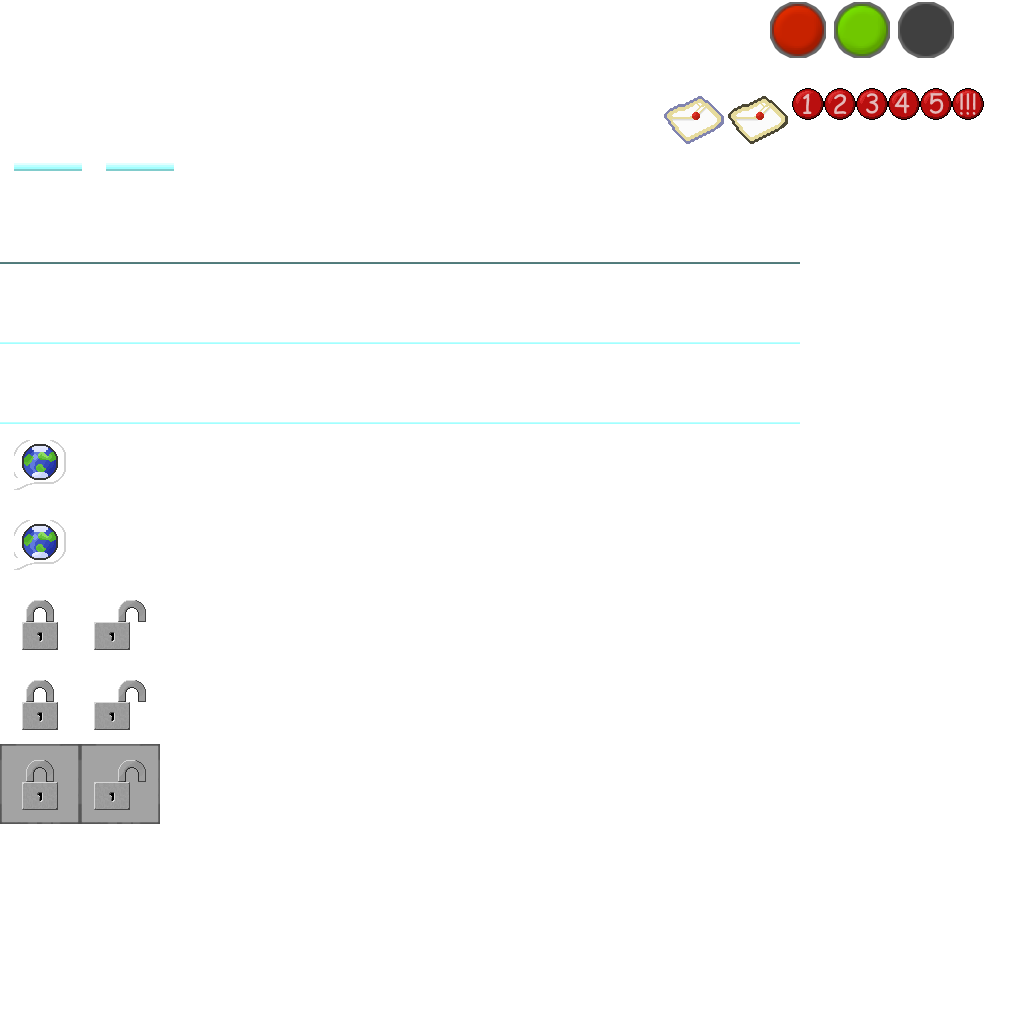
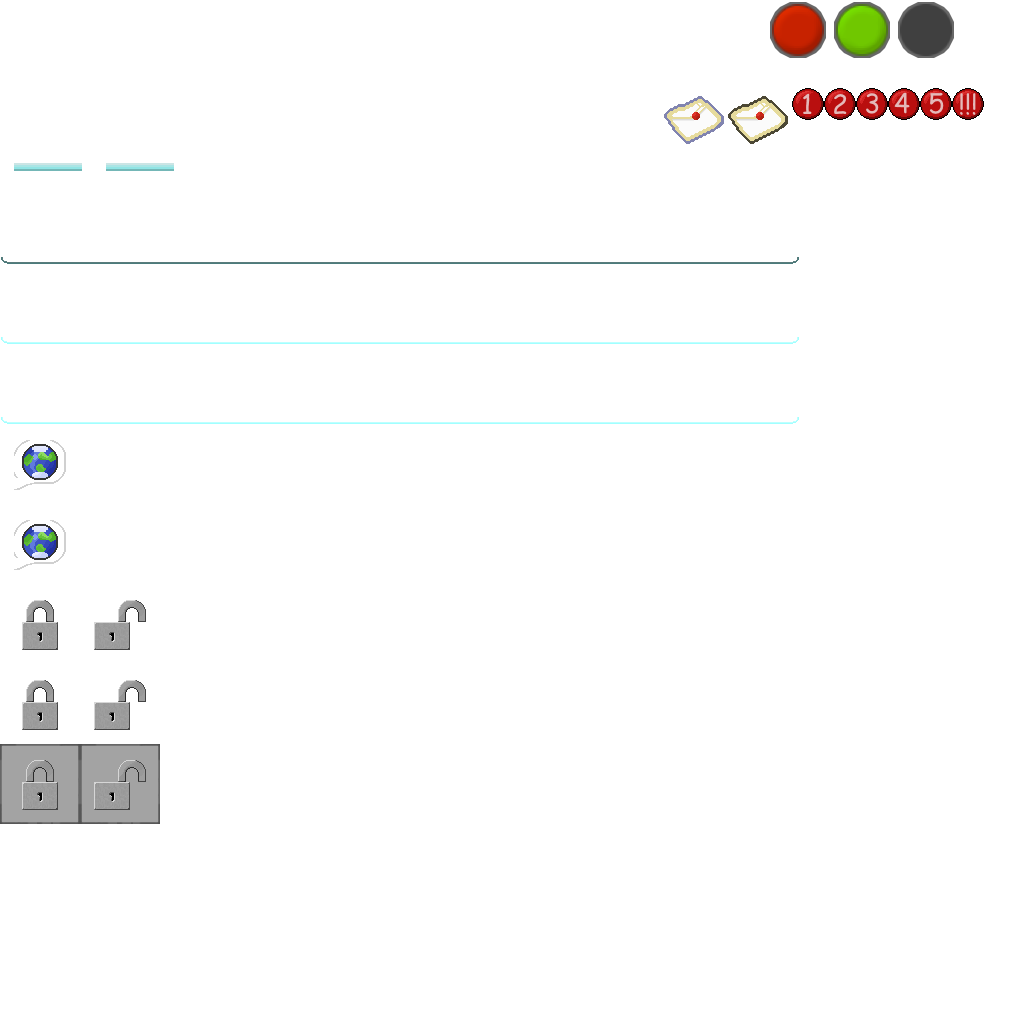
Layer changes from the first 1024×1024 image to the second:
renamed "Слой 6" to "Слой 14", moved it above "Слой 11", painted on it over (0, 257, 800, 424)
painted on "Слой 10" over (14, 163, 174, 171)
